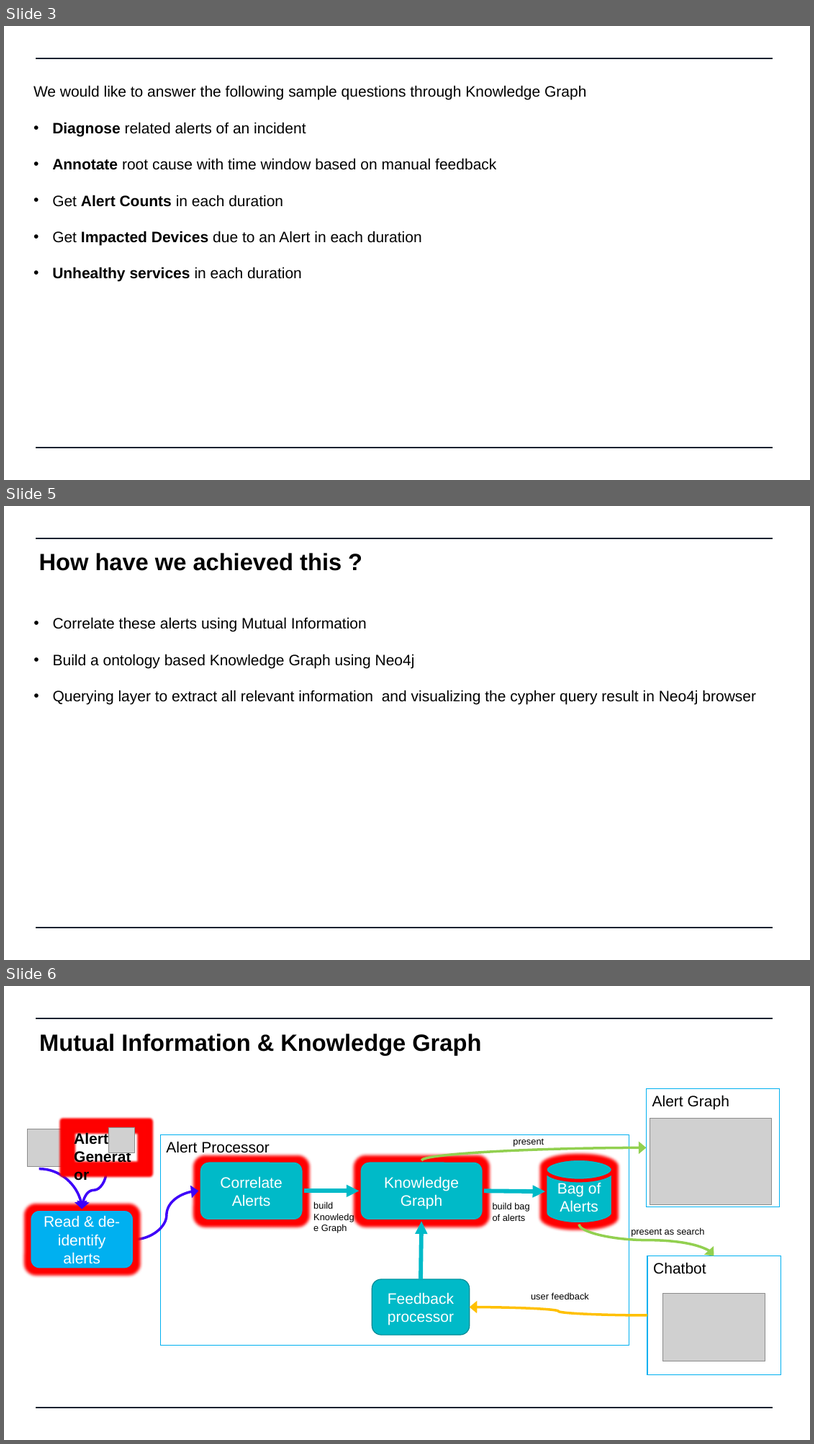
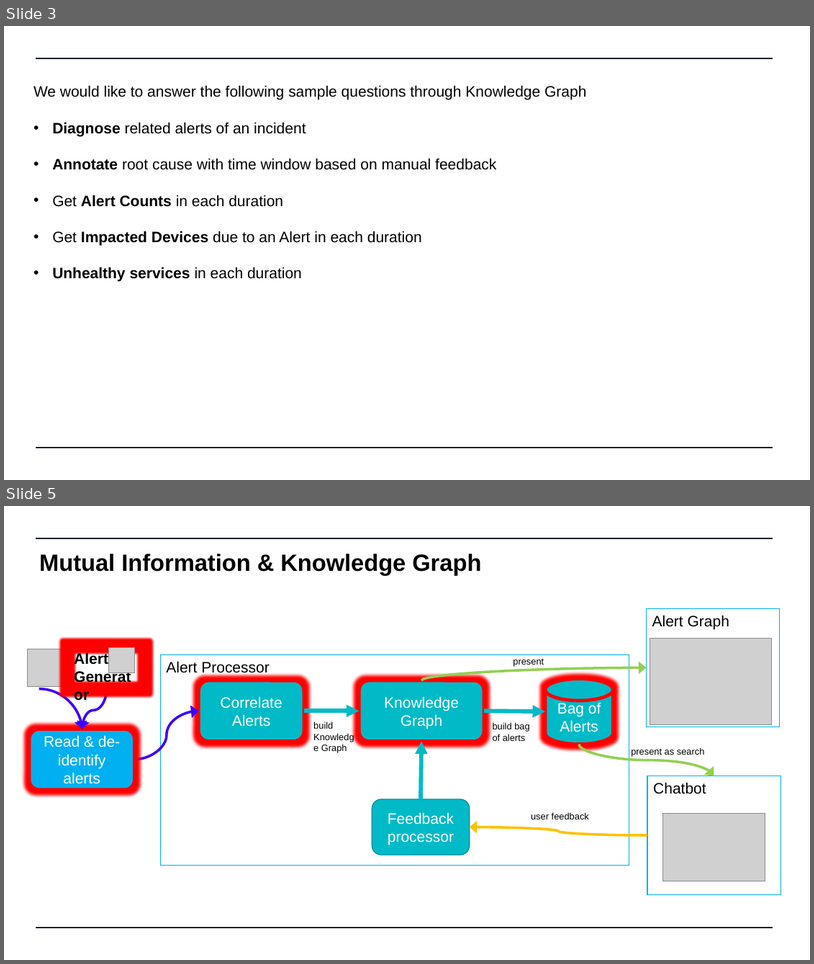
Before and after one commit to swatinanda/CS410-Fall2021-TeamAlpha, a slide deck: Team_Alpha_Presentation.pptx. Shown one above the other, each under a label of ours: slides 3, 5 and 6 before the commit, slides 3 and 5 after it; the slides between them are not shown. The pictures are 814x1444 and 814x964 pixels, drawn with LibreOffice and Linux fonts; fonts in the diff are those of the drawing; grey boxes stand for pictures. Boxes give left, top, right and bottom in pixels: in the first picture for what was removed or moved away, otherwise in the second. Text is boxed around its words. In the diff, an @@ line names an element or a change of style, - is before the commit and + after.

```diff
--- a/Team_Alpha_Presentation.pptx
+++ b/Team_Alpha_Presentation.pptx
@@ slide 5 removed at [4, 506, 810, 960], background #FFFFFF; not listed: 2 template elements that a slide beside it also shows @@
@@ text removed at [39, 553, 342, 571] @@
-How have we achieved this ?
@@ text removed at [53, 617, 756, 705] @@
-• Correlate these alerts using Mutual Information
-• Build a ontology based Knowledge Graph using Neo4j
-• Querying layer to extract all relevant information and visualizing the cypher query result in Neo4j browser
@@ what was slide 6 is now slide 5 @@
```
Also in this commit, not shown: 2 slides changed.
